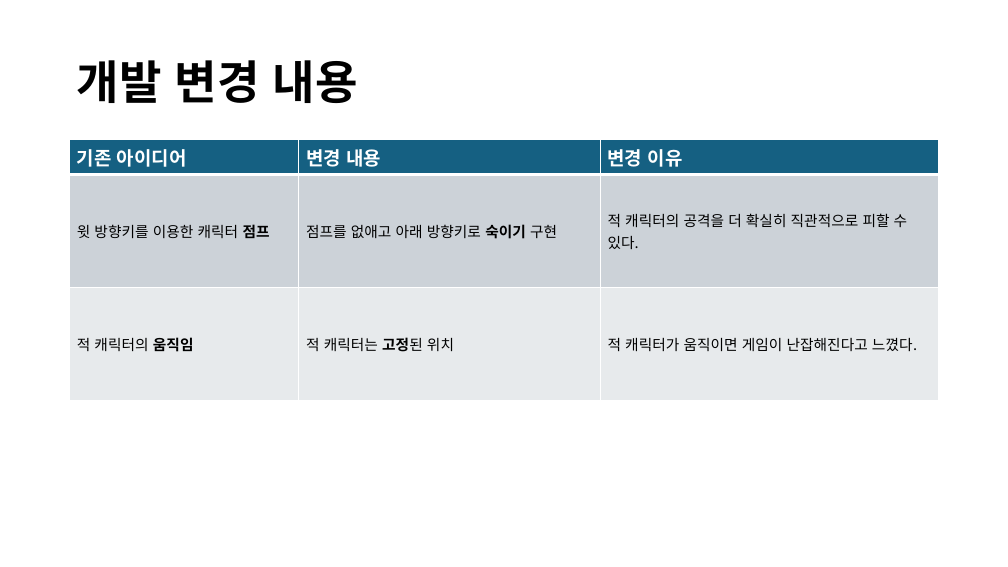
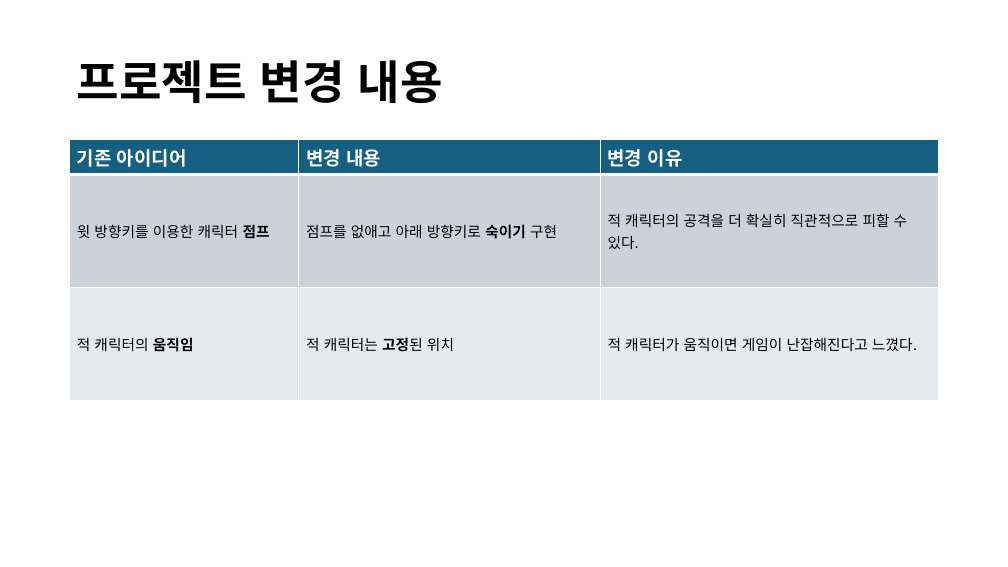
Before and after one commit to jmlee4122/2DGP_project_2021182030, a slide deck: slide 2 of slides/2D 게임프로그래밍 2차 발표자료.pptx. Drawn at 1008x567 pixels with LibreOffice and Linux fonts; fonts in the diff are those of the drawing. Boxes give left, top, right and bottom in pixels: in the first picture for what was removed or moved away, otherwise in the second. Text is boxed around its words. In the diff, an @@ line names an element or a change of style, - is before the commit and + after.

Commit message:
week-6.1 2차발표 자료 추가

```diff
--- a/slides/2D 게임프로그래밍 2차 발표자료.pptx
+++ b/slides/2D 게임프로그래밍 2차 발표자료.pptx
@@ title at (77, 60, 443, 103): text changed @@
-개발 변경 내용
+프로젝트 변경 내용
```
